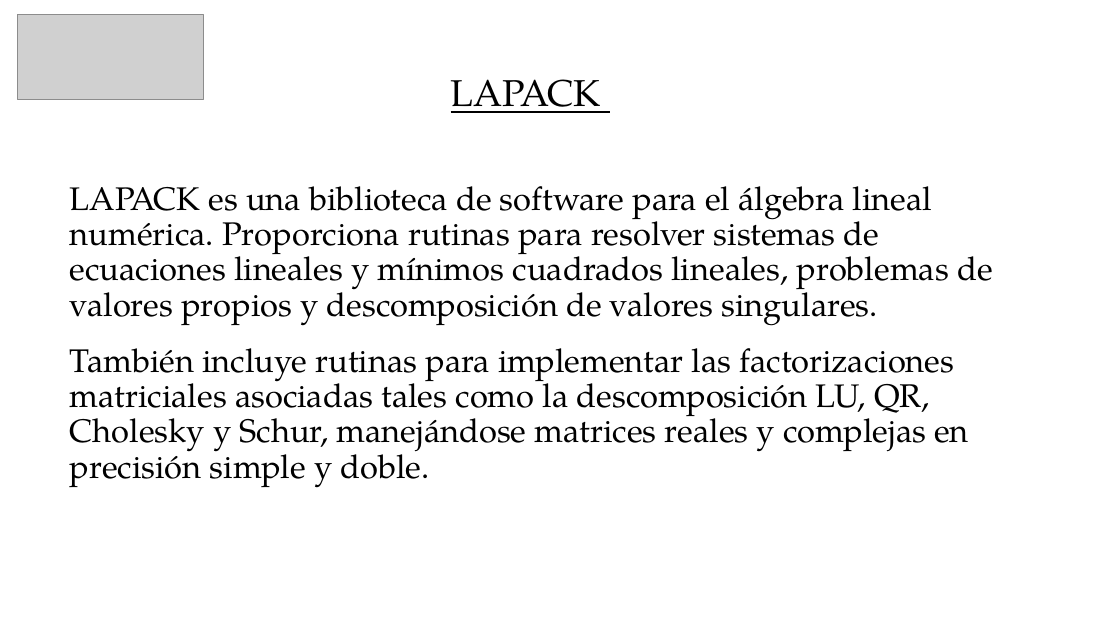
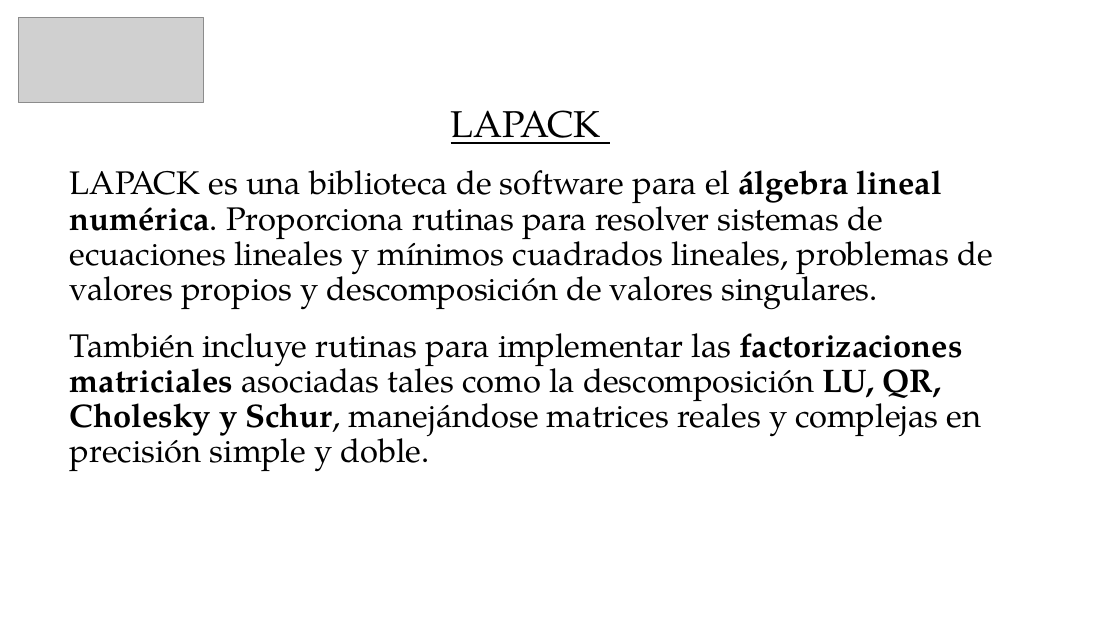
Before and after one commit to guaguaUPM/UPM, a slide deck: slide 3 of lu-lapack.pptx. Drawn at 1120x630 pixels with LibreOffice and Linux fonts; fonts in the diff are those of the drawing; grey boxes stand for pictures; background and template pictures are left out. Boxes give left, top, right and bottom in pixels: in the first picture for what was removed or moved away, otherwise in the second. Text is boxed around its words. In the diff, an @@ line names an element or a change of style, - is before the commit and + after.

```diff
--- a/lu-lapack.pptx
+++ b/lu-lapack.pptx
@@ picture: place and size @@
-picture at [18, 14, 203, 99]
+picture at [18, 18, 204, 103]
@@ text "LAPACK": place and size @@
-text "LAPACK" at [70, 79, 993, 488]
+text "LAPACK" at [70, 110, 993, 472]
@@ text at [70, 170, 993, 472]: bold on in "álgebra lineal numérica.", "factorizaciones matriciales LU, QR, Cholesky y Schur," @@
```
Also in this commit, not shown: 7 other slides changed, 2 other files.
